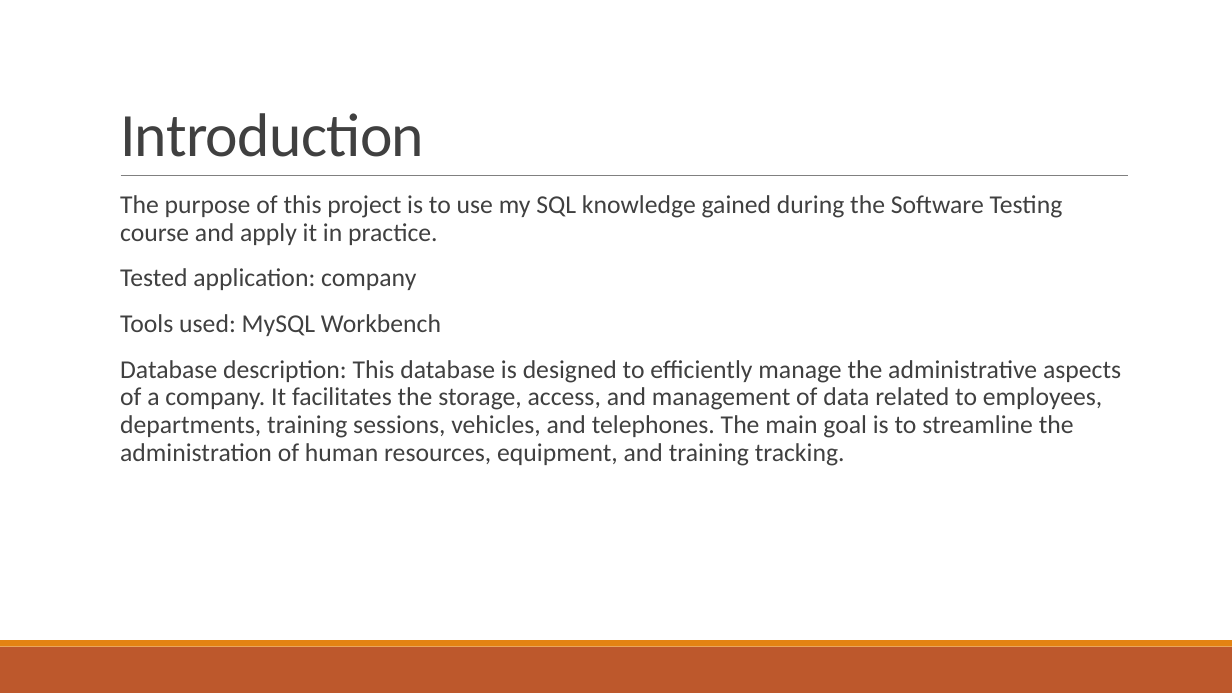
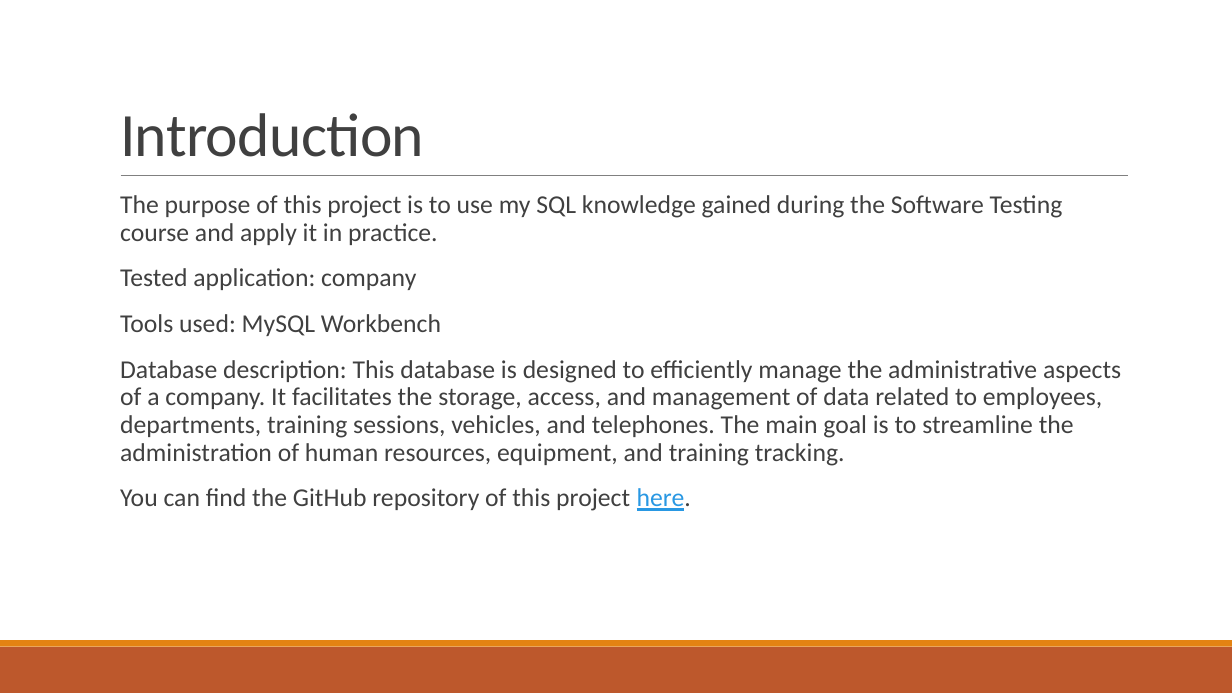
Before and after one commit to StefanG09/Database-Project, a slide deck: slide 2 of Project_EN.pptx. Drawn at 1232x693 pixels with LibreOffice and Linux fonts; fonts in the diff are those of the drawing. Boxes give left, top, right and bottom in pixels: in the first picture for what was removed or moved away, otherwise in the second. Text is boxed around its words. In the diff, an @@ line names an element or a change of style, - is before the commit and + after.

```diff
--- a/Project_EN.pptx
+++ b/Project_EN.pptx
@@ text at [120, 488, 691, 511]: paragraph added @@
+  You can find the GitHub repository of this project here.
```
Also in this commit, not shown: 1 other slide changed.
